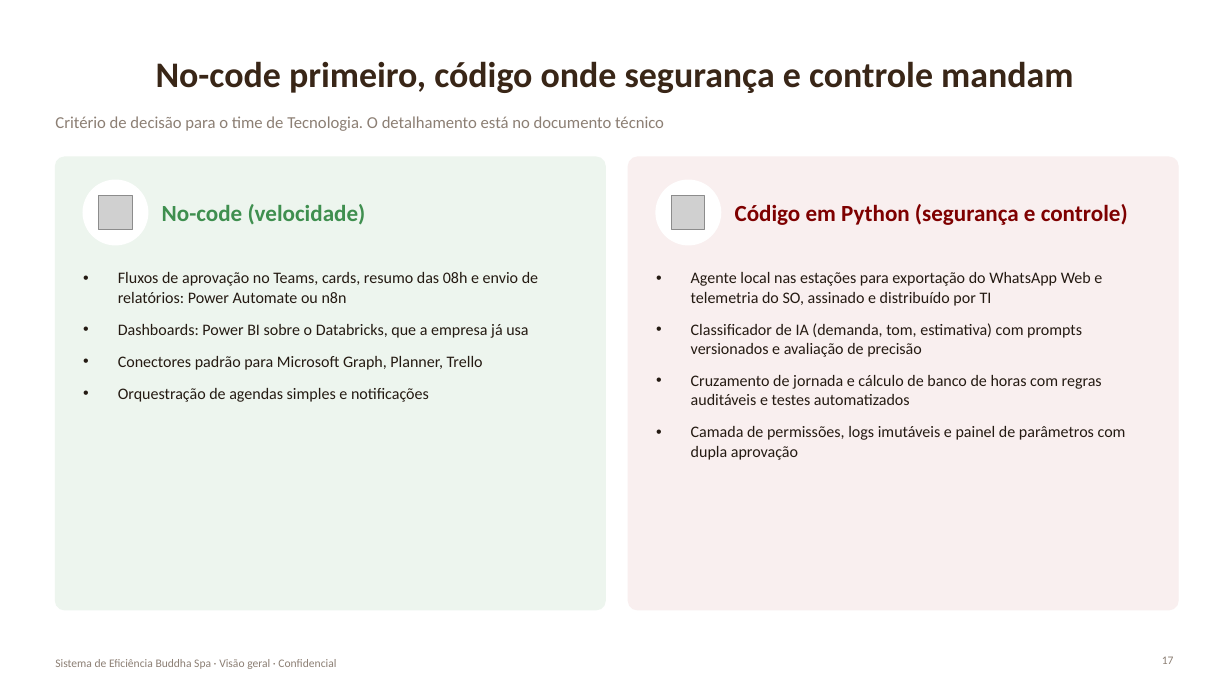
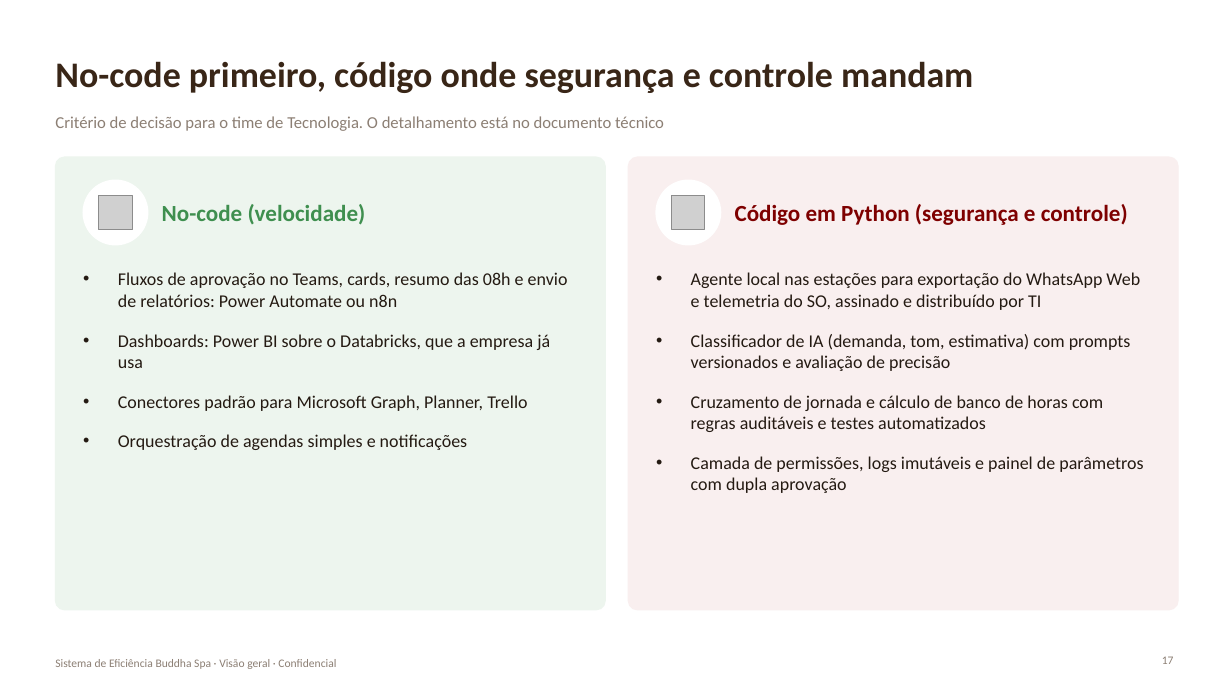
Before and after one commit to galbanesi1357/buddhaspa, a slide deck: slide 17 of docs/sistema-eficiencia/Sistema_Eficiencia_Buddha_Spa_Apresentacao_v1.pptx. Drawn at 1232x693 pixels with LibreOffice and Linux fonts; fonts in the diff are those of the drawing; grey boxes stand for pictures. Boxes give left, top, right and bottom in pixels: in the first picture for what was removed or moved away, otherwise in the second. Text is boxed around its words. In the diff, an @@ line names an element or a change of style, - is before the commit and + after.

```diff
--- a/docs/sistema-eficiencia/Sistema_Eficiencia_Buddha_Spa_Apresentacao_v1.pptx
+++ b/docs/sistema-eficiencia/Sistema_Eficiencia_Buddha_Spa_Apresentacao_v1.pptx
@@ title "No-code primeiro, código onde segurança ..." at [55, 61, 973, 93]: alignment centre to left @@
@@ text "Fluxos de aprovação no Teams, ..." at [118, 272, 568, 450]: size 12.5 to 14 pt; more space between paragraphs @@
@@ text "Agente local nas estações para ..." at [691, 272, 1143, 493]: size 12.5 to 14 pt; more space between paragraphs @@
```
Also in this commit, not shown: 10 other slides changed, 2 other files.
